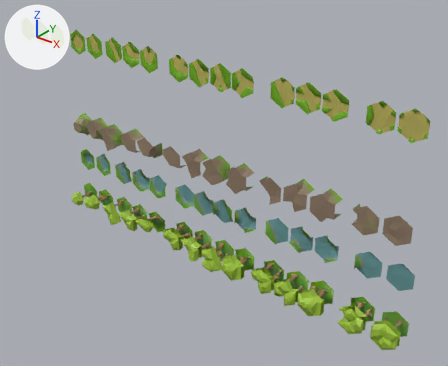
One commit to the glTF model public/assets/models/Hex.glb: the scene before it, then after it.
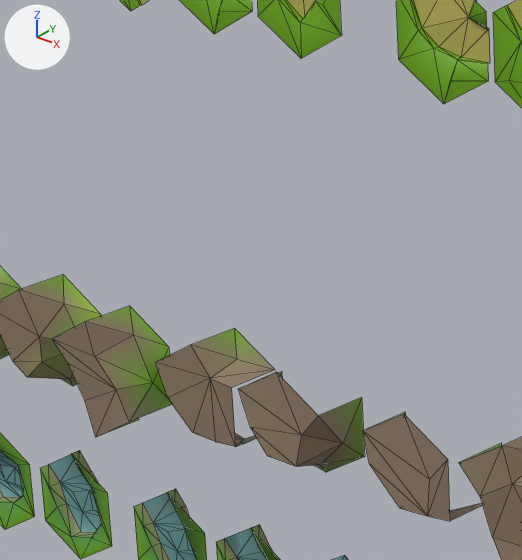
The first picture shows the older version from a camera (50 mm lens) standing at (30.7, -31.3, 13.8) and looking at (5.0, 0.8, -6.1). The close-ups show both versions on the part from 20% to 44% of the width and 17% to 48% of the height of that picture; other places that the commit changed are outside them. The lights are fixed; the arrows at upper left show +X, +Y and +Z. The close-ups show mesh edges as thin lines.

The first close-up shows 'Grass_P3', 'Grass_T1', 'Grass_T2', 'Mount_E', 'Mount_P1', 'Mount_P2', 'Mount_P3', 'Mount_T1', 'Mount_T2', 'Water_E', 'Water_N', 'Water_P1'.
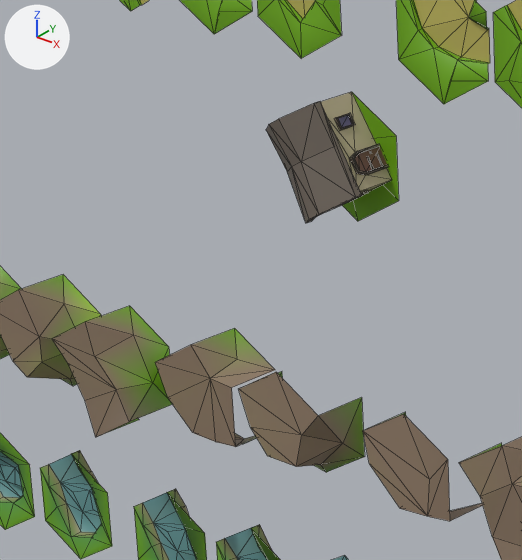
Boxes [x1, y1, x2, y2] around the edits, measured in the close-ups (522 x 560 px):
'House_E', added: after [266, 92, 399, 223]

Patch to the scene script:
```diff
--- a/public/assets/models/Hex.glb.py
+++ b/public/assets/models/Hex.glb.py
@@ mat_defaultmaterial_059 @@
+mat_defaultmaterial_059 = bpy.data.materials.new('DefaultMaterial.059')
+mat_defaultmaterial_059.use_nodes = True; mat_defaultmaterial_059.node_tree.nodes.clear()
+_N = mat_defaultmaterial_059.node_tree.nodes; _L = mat_defaultmaterial_059.node_tree.links
+n0 = _N.new('ShaderNodeOutputMaterial'); n0.name = 'Material Output'
+n1 = _N.new('ShaderNodeBsdfPrincipled'); n1.name = 'Principled BSDF'
+n2 = _N.new('ShaderNodeVertexColor'); n2.name = 'Color Attribute'
+_L.new(n1.outputs[0], n0.inputs[0])  # 'BSDF' to 'Surface'
+_L.new(n2.outputs[0], n1.inputs[0])  # 'Color' to 'Base Color'
@@ me_circle_059 @@
+me_circle_059.from_pydata(...)  # 145 vertices, 192 faces; spans x -0.95..0.87, y -1.47..-0.2, z -1.0..1.05
+me_circle_059.materials.append(mat_defaultmaterial_059)
@@ ob_house_e @@
+ob_house_e = bpy.data.objects.new('House_E', me_circle_059)
+ob_house_e.location = (0.0, 0.0, 0.0)
```
